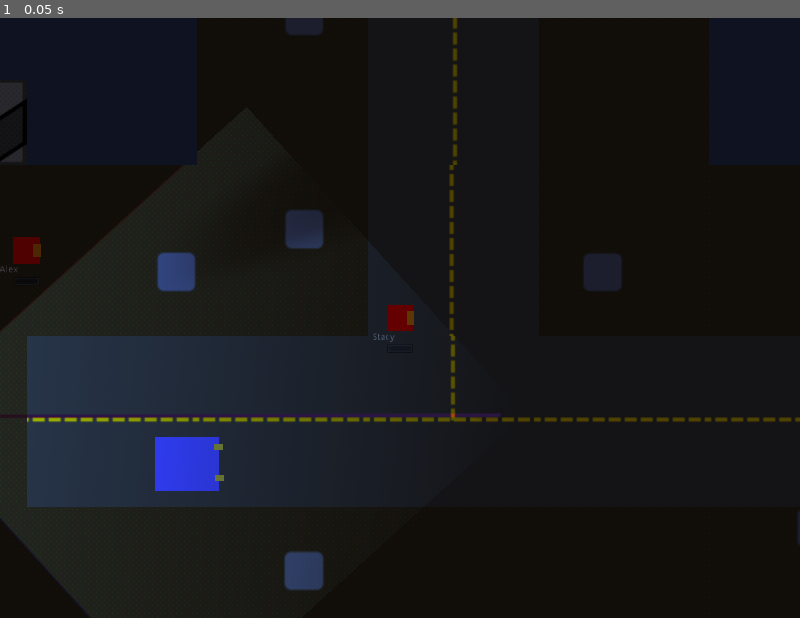
Above: before the commit, frame 1.
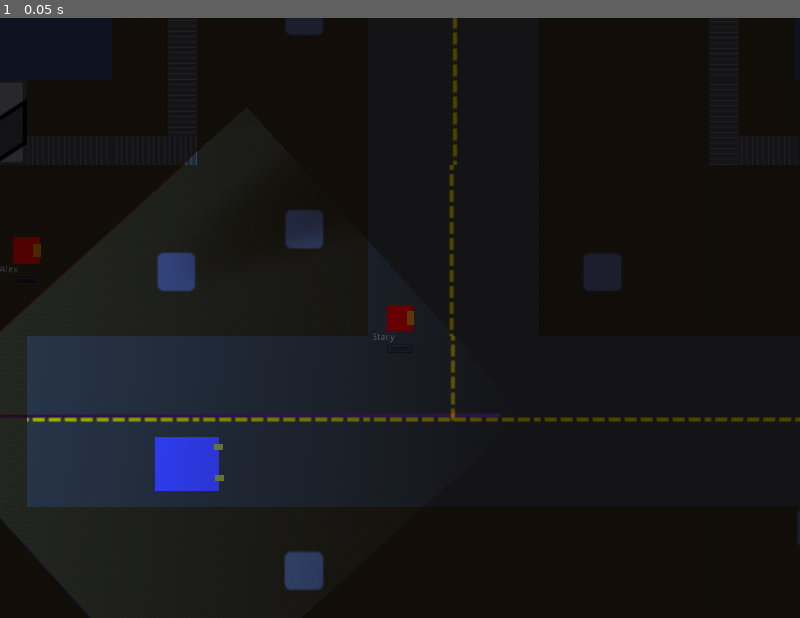
Above: after the commit, the same moment.

Repository: FugitiveTheGame/Fugitive
Game: Godot game, scene res://maps/map_00/Map_00_dev.tscn
Two runs of this game, one before a commit and one after it. Both use one fixed random seed, a clock stepped at 60 frames per second and the inputs below. This scene is started directly instead of the project's main scene.
Inputs:
- Up to frame 1 (0.05 s): no input

The runs differ from the first frame. In frame 1, 0.2% of the frame differs, in the area x 3-100%, y 0-25%.
Error in both runs: Assertion failed. (res://maps/map_00/Map_00_dev.gd:23)

Commit message:
Fixed map holes
Footstep sounds don't go as far now

Diff:
--- a/actors/car/Car.gd
+++ b/actors/car/Car.gd
@@ -3,6 +3,8 @@
 
 const GROUP = 'cars'
 
+# warning-ignore:unused_class_variable
+# This really is used
 onready var enterArea := $EnterArea
 onready var drivingAudio := $DrivingAudio
 
--- a/actors/hider/Hider.tscn
+++ b/actors/hider/Hider.tscn
@@ -40,6 +40,7 @@
 
 [node name="FootStepAudio" type="AudioStreamPlayer2D" parent="."]
 stream = ExtResource( 2 )
+max_distance = 500.0
 
 [node name="PlayerNameLabel" type="Label" parent="."]
 margin_left = -40.8675
--- a/actors/seeker/Seeker.tscn
+++ b/actors/seeker/Seeker.tscn
@@ -53,6 +53,7 @@
 
 [node name="FootStepAudio" type="AudioStreamPlayer2D" parent="."]
 stream = ExtResource( 4 )
+max_distance = 500.0
 
 [node name="PlayerNameLabel" type="Label" parent="."]
 margin_left = -35.0
--- a/maps/map_00/Map_00.tscn
+++ b/maps/map_00/Map_00.tscn
@@ -13,7 +13,7 @@
 [node name="Terrain" type="TileMap" parent="."]
 tile_set = ExtResource( 2 )
 format = 1
-tile_data = PoolIntArray( -4456446, -1073741810, 0, -4456444 …(4748 unchanged characters)… 2729, 0, -393216, -1610612721, 0, -393212, 1610612736, 0, -393210, -1073741821, 0, -393208, 1610612737, 0, -393204, 1610612736, 0, -393200, 1610612751, 0, -196614, -1073741810, 0, -196612, 7, 0, -262124, 7, 0, -262120, 14, 0, -655 …(902 unchanged characters)…
+tile_data = PoolIntArray( -4456446, -1073741810, 0, -4456444 …(4748 unchanged characters)… 2729, 0, -393216, -1610612721, 0, -393214, -1610612718, 0, -393212, 1610612736, 0, -393210, -1073741821, 0, -393208, 1610612737, 0, -393204, 1610612736, 0, -393200, -1073741806, 0, -196614, -1073741810, 0, -196612, 7, 0, -262144, 1610612754, 0, -262142, -1610612722, 0, -262128, 1610612750, 0, -262126, 1610612754, 0, -262124, 7, 0, -262120, 14, 0, -655 …(902 unchanged characters)…
 
 [node name="ambient" type="CanvasModulate" parent="."]
 color = Color( 0.313726, 0.313726, 0.352941, 1 )
@@ -41,6 +41,7 @@
 }
 
 [node name="TestDetectionLabel" type="Label" parent="UiLayer"]
+visible = false
 margin_right = 512.0
 margin_bottom = 107.0
 custom_fonts/font = ExtResource( 3 )
@@ -51,7 +52,6 @@
 }
 
 [node name="GameOverDialog" type="PopupDialog" parent="UiLayer"]
-visible = true
 margin_right = 512.0
 margin_bottom = 128.0
 popup_exclusive = true
